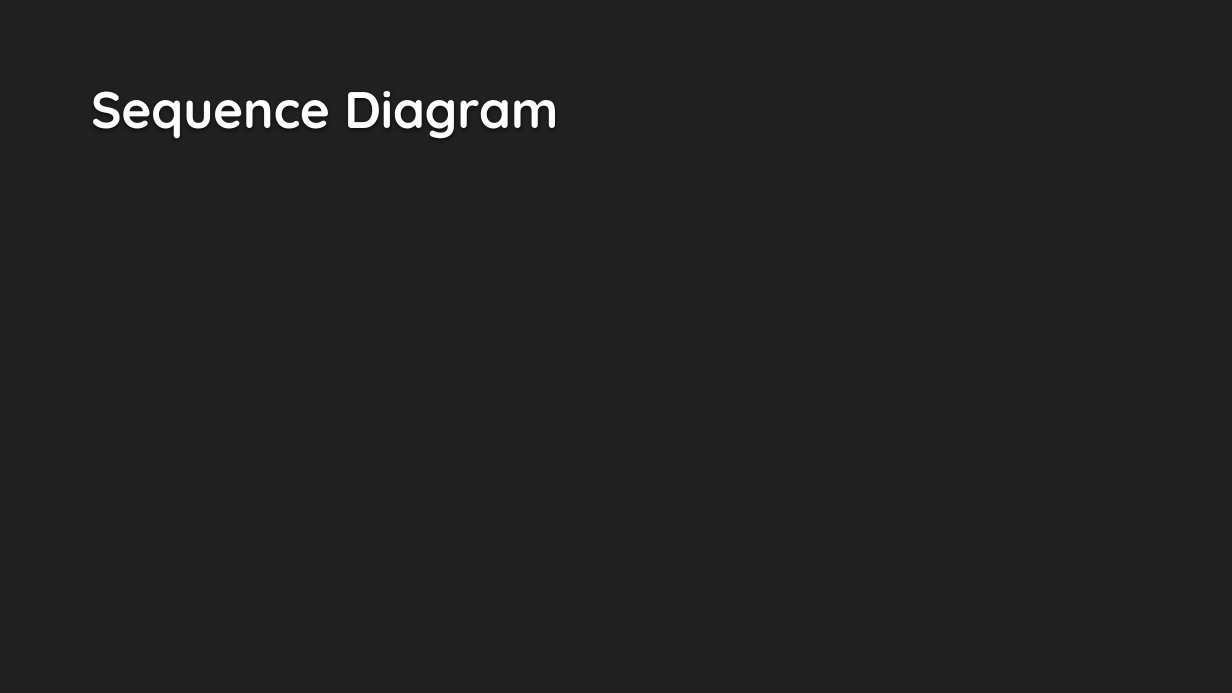
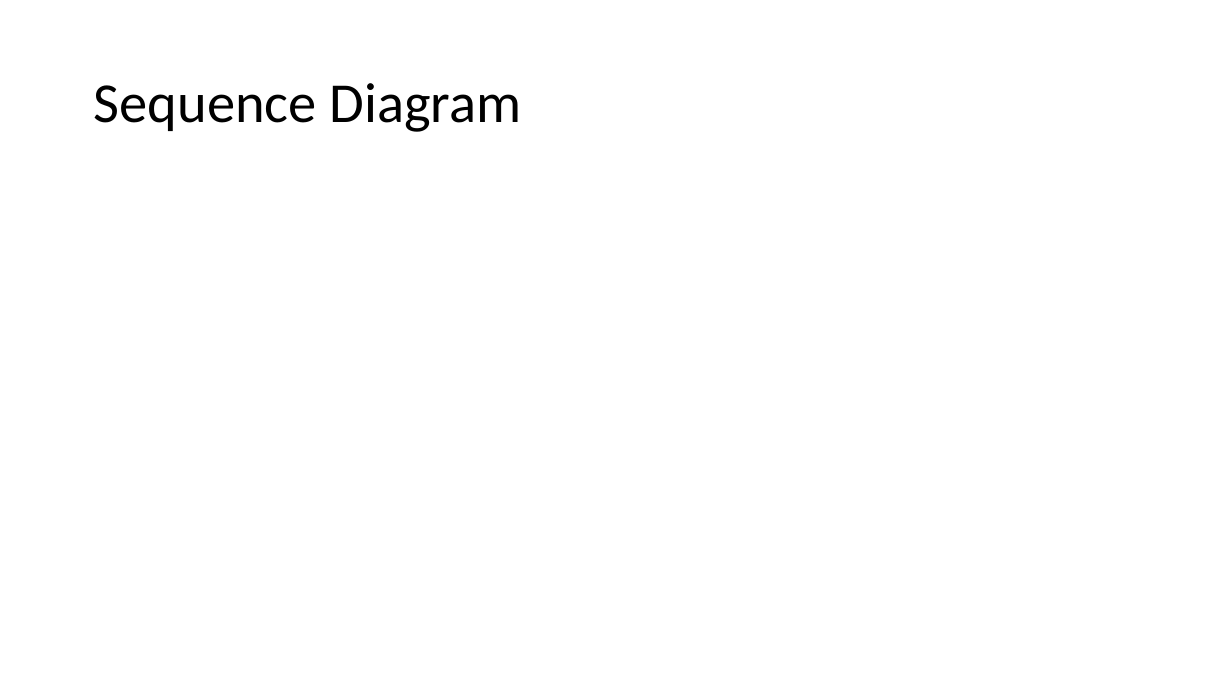
Before and after one commit to toza-mimoza/Probeklausur-Thoma, a slide deck: slide 7 of project/04-presentation/presentation.pptx (slide 8 before the commit). Drawn at 1232x693 pixels with LibreOffice and Linux fonts; fonts in the diff are those of the drawing; background and template pictures are left out. Boxes give left, top, right and bottom in pixels: in the first picture for what was removed or moved away, otherwise in the second. Text is boxed around its words. In the diff, an @@ line names an element or a change of style, - is before the commit and + after.

```diff
--- a/project/04-presentation/presentation.pptx
+++ b/project/04-presentation/presentation.pptx
@@ background #212121 to #FFFFFF @@
@@ title "Sequence Diagram": place and size @@
-title "Sequence Diagram" at (91, 91, 558, 139)
+title "Sequence Diagram" at (94, 83, 522, 132)
@@ title "Sequence Diagram" at (94, 83, 522, 132): size 40 to 44 pt, font Quicksand to Calibri, text colour #FEFEFE to #000000, bold off; line spacing 1 to 0.9; vertical alignment bottom to middle @@
```
Also in this commit, not shown: 6 other slides changed, 2 slides added, 4 slides removed.
